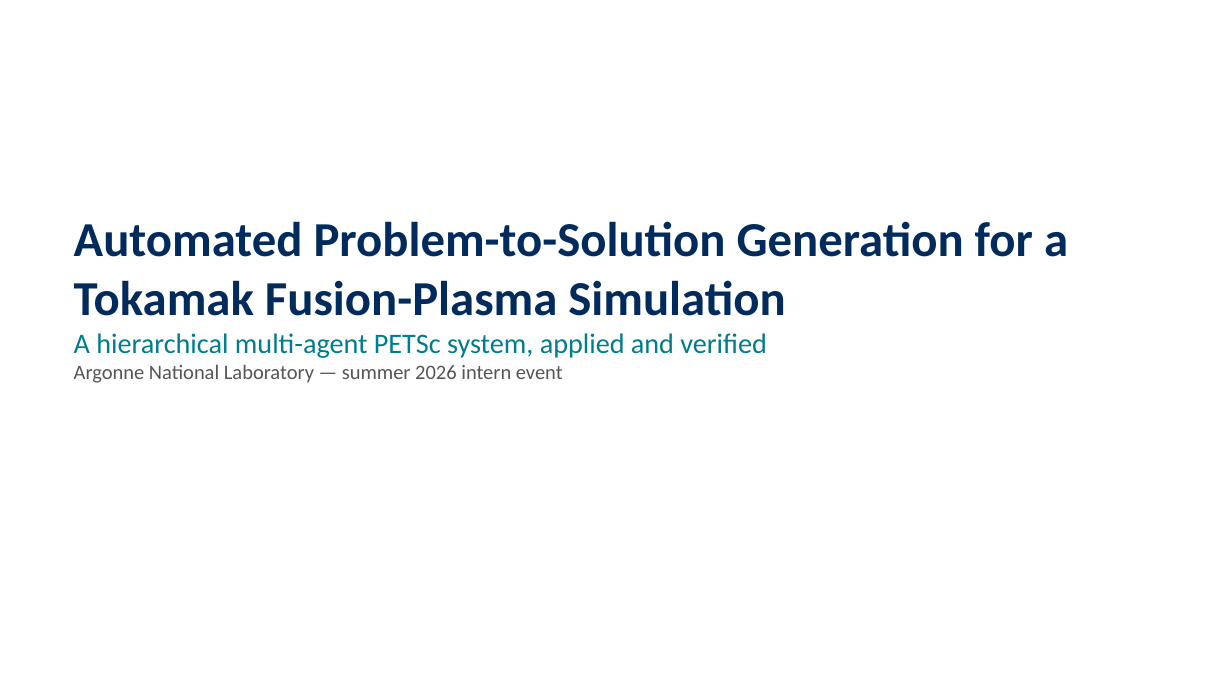
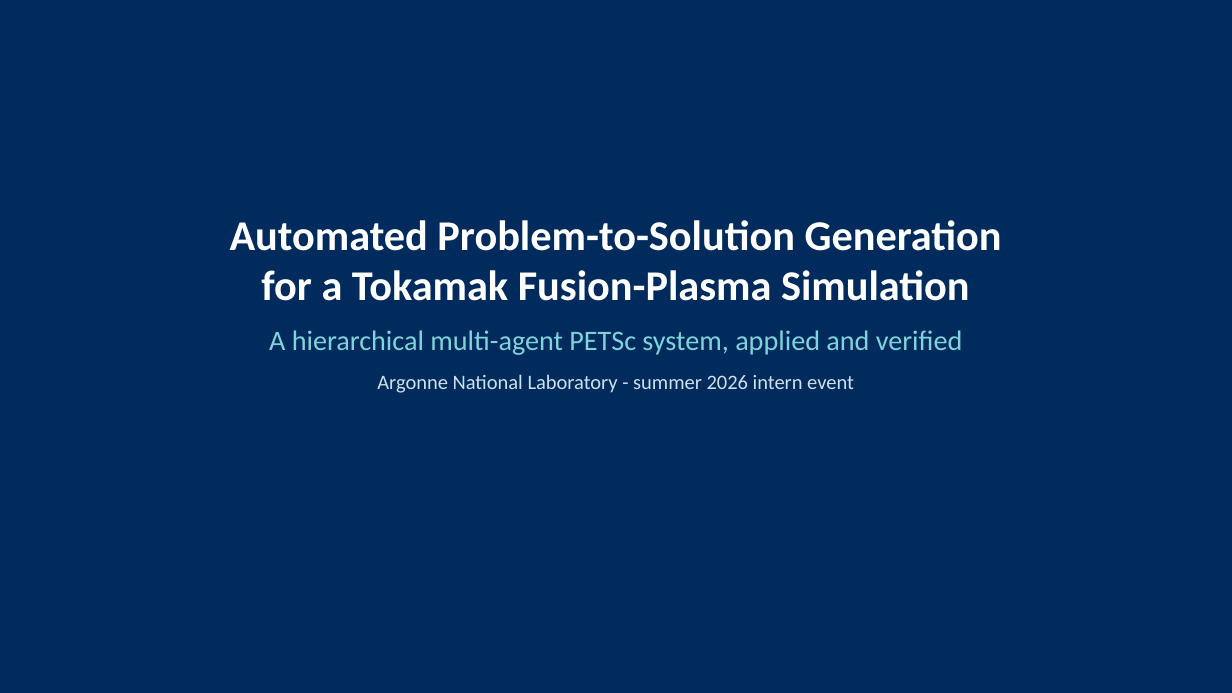
Before and after one commit to engineer-scientist/petsc_mcp_servers_tokamak, a slide deck: slide 1 of slides/petsc_multiagent_tokamak.pptx. Drawn at 1232x693 pixels with LibreOffice and Linux fonts; fonts in the diff are those of the drawing. Boxes give left, top, right and bottom in pixels: in the first picture for what was removed or moved away, otherwise in the second. Text is boxed around its words. In the diff, an @@ line names an element or a change of style, - is before the commit and + after.

```diff
--- a/slides/petsc_multiagent_tokamak.pptx
+++ b/slides/petsc_multiagent_tokamak.pptx
@@ rectangle added at bbox=[0, 0, 1232, 693], fill #002B5C @@
@@ text "Automated Problem-to-Solution Generation": place and size @@
-text "Automated Problem-to-Solution Generation" at bbox=[74, 221, 1068, 383]
+text "Automated Problem-to-Solution Generation" at bbox=[230, 220, 1002, 393]
@@ text at bbox=[230, 220, 1002, 301]: text changed; size 38 to 33 pt; text colour #002B5C to #FFFFFF @@
-Automated Problem-to-Solution Generation for a
-Tokamak Fusion-Plasma Simulation
+Automated Problem-to-Solution Generation
+for a Tokamak Fusion-Plasma Simulation
@@ text at bbox=[269, 330, 962, 355]: text colour #007D8A to #7FD3DC in "A hierarchical multi-agent PETSc system, applied and ..."; alignment left to centre; more space between paragraphs @@
@@ text at bbox=[377, 374, 854, 393]: text changed; text colour #555555 to #CFE0EA @@
-Argonne National Laboratory — summer 2026 intern event
+Argonne National Laboratory - summer 2026 intern event
```
Also in this commit, not shown: 9 other slides changed, 2 other files.
